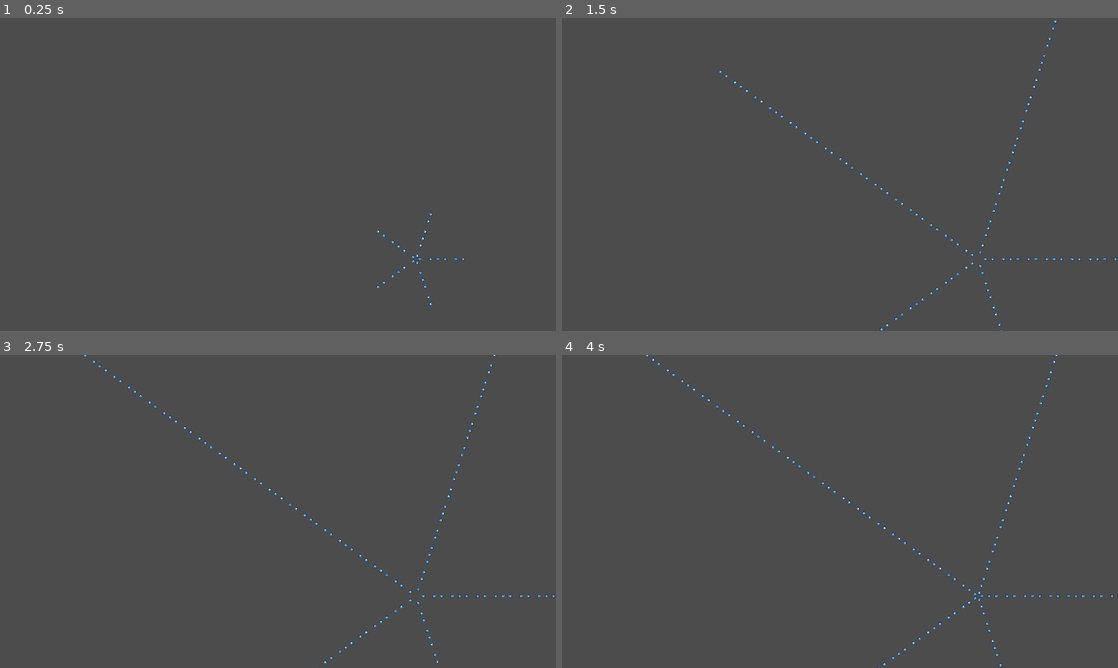
Above: before the commit, frames 1-4 (two rows, left to right).
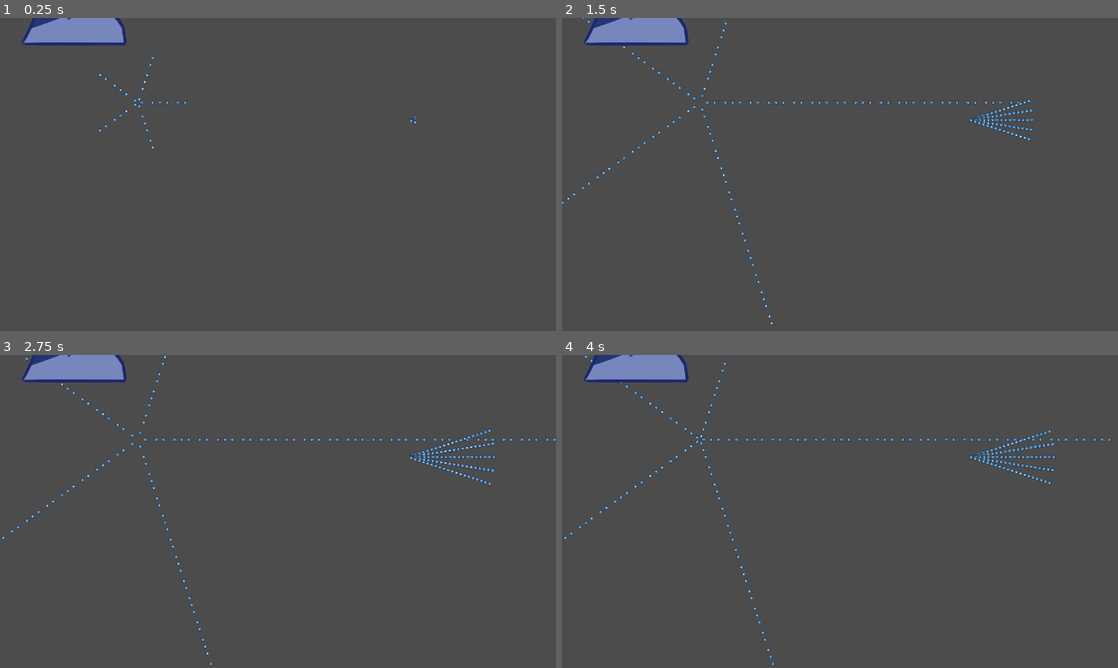
Above: after the commit, the same moments.

Repository: senseibobo/velika-gozba
Game: Godot game, scene res://World/World.tscn
The game is run twice, just before and just after one commit, with the same random seed, the same clock (stepped at 60 frames per second) and the same inputs.
Inputs (mouse positions are in pixels of both pictures, inside the frame that each line leads up to):
- Up to frame 1 (0.25 s): no input
- Up to frame 2 (1.5 s): move the mouse to (962, 158) at 0.52 s; hold D (move_right) 0.53-1.28 s; move the mouse to (728, 190) at 1.27 s; hold S (move_down) from 1.28 s (still down)
- Up to frame 3 (2.75 s): move the mouse to (333, 442) at 2.02 s; release S (move_down) at 2.03 s; hold D (move_right) from 2.03 s (still down)
- Up to frame 4 (4 s): move the mouse to (812, 574) at 2.77 s; release D (move_right) at 2.78 s; hold W (move_up) 2.78-3.53 s; move the mouse to (1006, 558) at 3.52 s; hold Left (move_left) from 3.53 s (still down)

The runs differ from the first frame. In frame 1, 1.7% of the frame differs, in the area x 3-84%, y 0-92%; in frame 2, 2.4%; in frame 3, 2.5%; in frame 4, 2.5%, in the area x 0-100%, y 0-100%.

Commit message:
cleaned up

Diff:
--- a/Game/UI/MainMenu.tscn
+++ b/Game/UI/MainMenu.tscn
@@ -20,7 +20,6 @@
 __meta__ = {
 "_edit_use_anchors_": false
 }
-center_contained_path = null
 center_container_path = NodePath("CenterContainer")
 menu_cointaner_path = NodePath("CenterContainer/MenuContainer")
 about_cointaner_path = NodePath("CenterContainer/AboutContainer")
@@ -85,6 +84,7 @@
 text = "Quit"
 
 [node name="AboutContainer" type="VBoxContainer" parent="CenterContainer"]
+visible = false
 margin_left = -173.0
 margin_top = -152.0
 margin_right = 172.0
@@ -122,6 +122,7 @@
 text = "Back"
 
 [node name="CreditsContainer" type="VBoxContainer" parent="CenterContainer"]
+visible = false
 margin_left = -120.0
 margin_top = -152.0
 margin_right = 120.0
@@ -159,6 +160,7 @@
 text = "Back"
 
 [node name="AboutUsContainer" type="VBoxContainer" parent="CenterContainer"]
+visible = false
 margin_left = -120.0
 margin_top = -96.0
 margin_right = 120.0
@@ -186,6 +188,7 @@
 text = "Back"
 
 [node name="MusicContainer" type="VBoxContainer" parent="CenterContainer"]
+visible = false
 margin_left = -424.0
 margin_top = -259.0
 margin_right = 424.0
@@ -224,6 +227,7 @@
 text = "Back"
 
 [node name="SFXContainter" type="VBoxContainer" parent="CenterContainer"]
+visible = false
 margin_left = -120.0
 margin_top = -96.0
 margin_right = 120.0
--- a/Game/World/World.tscn
+++ b/Game/World/World.tscn
@@ -1,6 +1,7 @@
-[gd_scene load_steps=2 format=2]
+[gd_scene load_steps=3 format=2]
 
 [ext_resource path="res://Tools/BulletGenerators/ConeGenerator.gd" type="Script" id=1]
+[ext_resource path="res://Player/Player.tscn" type="PackedScene" id=2]
 
 [node name="World" type="Node2D"]
 
@@ -15,5 +16,4 @@
 position = Vector2( 940, 235 )
 script = ExtResource( 1 )
 
-[node name="Camera2D" type="Camera2D" parent="."]
-current = true
+[node name="Player" parent="." instance=ExtResource( 2 )]
